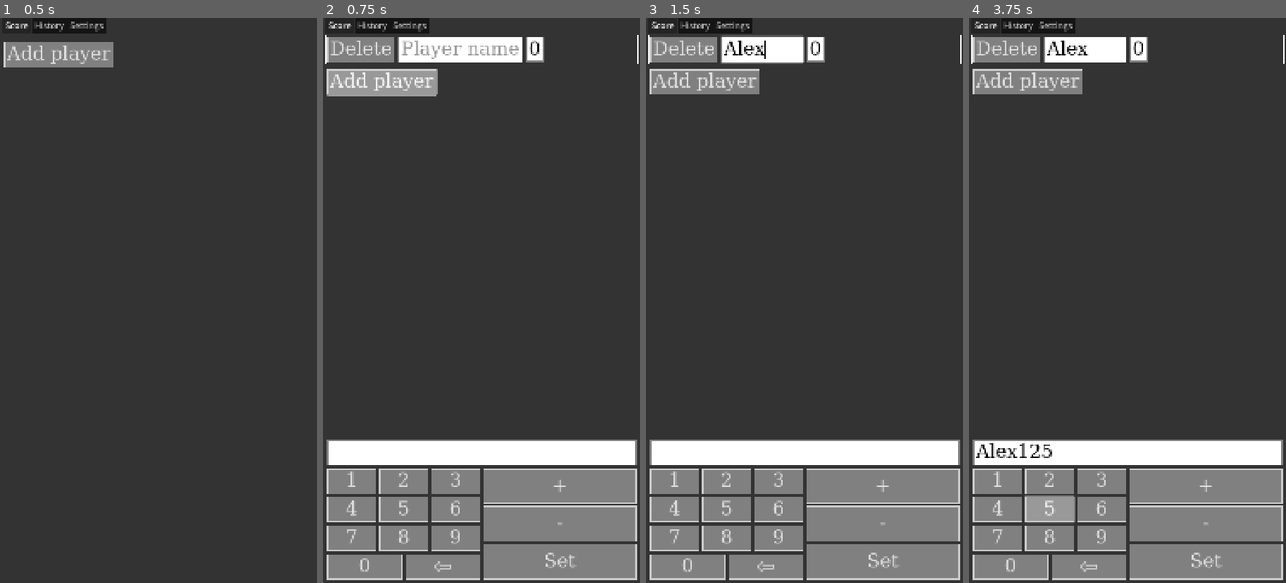
Above: before the commit, frames 1-4 (left to right).
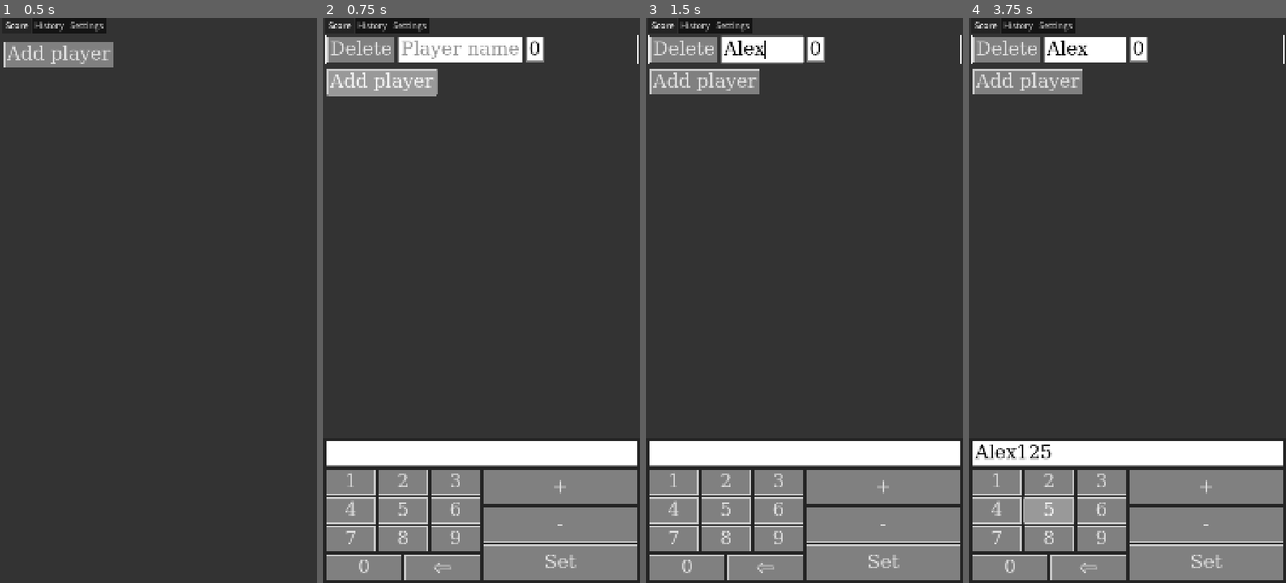
Above: after the commit, the same moments.

Repository: EnderiteFox/score-plus-plus
Game: Godot game, scene res://ui/main_ui/main_ui.tscn
Same seed, same stepped clock (60 frames per second), same inputs: the game is played once before the commit and once after it.
Inputs (mouse positions are in pixels of both pictures, inside the frame that each line leads up to):
- Up to frame 1 (0.5 s): no input
- Up to frame 2 (0.75 s): click "Add player" at 0.5 s
- Up to frame 3 (1.5 s): click (782, 51) at 1.27 s; type "Alex" at 1.35 s
- Up to frame 4 (3.75 s): click (1127, 453) at 1.5 s; type "Alex" at 1.58 s; click "1" at 2 s; click "2" at 2.75 s; click "5" at 3.5 s

Frame 1 is identical in both runs. In frame 2, 3.6% of the frame differs, in the area x 1-100%, y 74-100%; in frame 3, 3.6%; in frame 4, 4.0%.

Commit message:
Add tabs
Add settings
Add setting to store scores as decimal numbers

Diff:
--- a/project.godot
+++ b/project.godot
@@ -17,6 +17,10 @@
 config/features=PackedStringArray("4.4", "Mobile")
 config/icon="res://icon.svg"
 
+[autoload]
+
+Main="*res://script/main.gd"
+
 [display]
 
 window/size/viewport_width=1080
--- /dev/null
+++ b/script/main.gd
@@ -0,0 +1,5 @@
+extends Node
+
+var score: ScoreTab
+var history: HistoryTab
+var settings: SettingsTab
--- a/theme/ui_theme.tres
+++ b/theme/ui_theme.tres
@@ -65,12 +65,6 @@
 border_width_bottom = 3
 border_color = Color(0.5, 0.5, 0.5, 1)
 
-[sub_resource type="StyleBoxEmpty" id="StyleBoxEmpty_v6wrm"]
-content_margin_left = 3.0
-content_margin_top = 3.0
-content_margin_right = 3.0
-content_margin_bottom = 3.0
-
 [sub_resource type="StyleBoxFlat" id="StyleBoxFlat_eqcwn"]
 bg_color = Color(0.6, 0.6, 0.6, 0)
 draw_center = false
@@ -83,6 +77,15 @@
 expand_margin_top = 3.0
 expand_margin_right = 3.0
 expand_margin_bottom = 3.0
+
+[sub_resource type="StyleBoxFlat" id="StyleBoxFlat_6r5ox"]
+bg_color = Color(0.4, 0.4, 0.4, 1)
+
+[sub_resource type="StyleBoxEmpty" id="StyleBoxEmpty_8aw70"]
+
+[sub_resource type="StyleBoxEmpty" id="StyleBoxEmpty_7uusv"]
+
+[sub_resource type="StyleBoxEmpty" id="StyleBoxEmpty_v6wrm"]
 
 [sub_resource type="StyleBoxEmpty" id="StyleBoxEmpty_27v6b"]
 
@@ -113,9 +116,22 @@
 MarginContainer/constants/margin_left = 10
 MarginContainer/constants/margin_right = 10
 MarginContainer/constants/margin_top = 10
-PanelContainer/styles/panel = SubResource("StyleBoxEmpty_v6wrm")
+PanelContainer/styles/panel = null
 Selected/base_type = &"PanelContainer"
 Selected/styles/panel = SubResource("StyleBoxFlat_eqcwn")
+SettingsCategory/base_type = &"PanelContainer"
+SettingsCategory/styles/panel = SubResource("StyleBoxFlat_6r5ox")
+SettingsCheckboxDescription/base_type = &"Label"
+SettingsCheckboxDescription/colors/font_color = Color(0.58, 0.58, 0.58, 1)
+SettingsCheckboxDescription/font_sizes/font_size = 26
+SettingsCheckboxDescription/styles/normal = SubResource("StyleBoxEmpty_8aw70")
+SettingsCheckboxTitle/base_type = &"Label"
+SettingsCheckboxTitle/colors/font_color = Color(1, 1, 1, 1)
+SettingsCheckboxTitle/font_sizes/font_size = 32
+SettingsCheckboxTitle/styles/normal = SubResource("StyleBoxEmpty_7uusv")
+SettingsTitle/base_type = &"Label"
+SettingsTitle/colors/font_color = Color(1, 1, 1, 1)
+SettingsTitle/styles/normal = SubResource("StyleBoxEmpty_v6wrm")
 TabContainer/font_sizes/font_size = 29
 TabContainer/styles/panel = SubResource("StyleBoxEmpty_27v6b")
 VBoxContainer/constants/separation = 10
--- a/ui/history_tab/history_tab.gd
+++ b/ui/history_tab/history_tab.gd
@@ -1,2 +1,5 @@
 class_name HistoryTab
 extends Control
+
+func _ready() -> void:
+	Main.history = self
--- a/ui/main_ui/main_ui.tscn
+++ b/ui/main_ui/main_ui.tscn
@@ -2,7 +2,7 @@
 
 [ext_resource type="PackedScene" uid="uid://b0lhhhsq3cx0u" path="res://ui/score_tab/score_tab.tscn" id="2_7miss"]
 [ext_resource type="PackedScene" uid="uid://wfoawl85lwko" path="res://ui/history_tab/history_tab.tscn" id="3_3jxcf"]
-[ext_resource type="PackedScene" uid="uid://vvix07tir73f" path="res://ui/settings_tab/SettingsTab.tscn" id="3_bsycw"]
+[ext_resource type="PackedScene" uid="uid://vvix07tir73f" path="res://ui/settings_tab/settings_tab.tscn" id="3_bsycw"]
 
 [node name="MainUI" type="Control"]
 layout_mode = 3
--- a/ui/player_ui/player_ui.gd
+++ b/ui/player_ui/player_ui.gd
@@ -11,8 +11,12 @@
 var score: float = 0:
 	set(new_score):
 		# TODO: Add a setting to choose weither we want integers or floats
-		score = int(new_score)
-		score_label.text = str(int(score))
+		if Main.settings.integer_score:
+			score = int(new_score)
+			score_label.text = str(int(new_score))
+		else:
+			score = new_score
+			score_label.text = str(score)
 
 
 func _ready() -> void:
--- a/ui/score_tab/score_tab.gd
+++ b/ui/score_tab/score_tab.gd
@@ -7,12 +7,15 @@
 @onready var player_edit_panel: Control = %PlayerEditPanel
 @onready var player_edit_line: LineEdit = %PlayerEditLine
 @onready var player_edit_buttons: Node = %EditActionButtons
+@onready var numpad_dot_button: Button = %NumpadDotButton
 
 var player_ui_scene: PackedScene = preload("res://ui/player_ui/player_ui.tscn")
 
 var selected_player: PlayerUI = null
 
 func _ready() -> void:
+	Main.score = self
+
 	add_player_button.pressed.connect(_on_add_player)
 	player_edit_panel.visible = false
 
--- a/ui/score_tab/score_tab.tscn
+++ b/ui/score_tab/score_tab.tscn
@@ -146,6 +146,14 @@
 script = ExtResource("1_75xce")
 player_edit_line = NodePath("../../../../PlayerEditLine")
 
+[node name="NumpadDotButton" type="Button" parent="PlayerEditPanel/MarginContainer/VBoxContainer/EditButtons/Numpad/HBoxContainer4" node_paths=PackedStringArray("player_edit_line")]
+unique_name_in_owner = true
+layout_mode = 2
+size_flags_horizontal = 3
+text = "."
+script = ExtResource("1_75xce")
+player_edit_line = NodePath("../../../../PlayerEditLine")
+
 [node name="Backspace" type="Button" parent="PlayerEditPanel/MarginContainer/VBoxContainer/EditButtons/Numpad/HBoxContainer4" node_paths=PackedStringArray("player_edit_line")]
 layout_mode = 2
 size_flags_horizontal = 3
--- a/ui/settings_tab/SettingsTab.tscn
+++ /dev/null
@@ -1,24 +0,0 @@
-[gd_scene load_steps=2 format=3 uid="uid://vvix07tir73f"]
-
-[ext_resource type="Script" uid="uid://c45uelf7bfy6p" path="res://ui/settings_tab/settings_tab.gd" id="1_3jpxy"]
-
-[node name="SettingsTab" type="Control"]
-layout_mode = 3
-anchors_preset = 15
-anchor_right = 1.0
-anchor_bottom = 1.0
-grow_horizontal = 2
-grow_vertical = 2
-script = ExtResource("1_3jpxy")
-
-[node name="CenterContainer" type="CenterContainer" parent="."]
-layout_mode = 1
-anchors_preset = 15
-anchor_right = 1.0
-anchor_bottom = 1.0
-grow_horizontal = 2
-grow_vertical = 2
-
-[node name="Label" type="Label" parent="CenterContainer"]
-layout_mode = 2
-text = "WIP"
--- /dev/null
+++ b/ui/settings_tab/settings_category/settings_category.gd
@@ -0,0 +1,17 @@
+@tool
+class_name SettingsCategory
+extends PanelContainer
+
+@onready var title_label: Label = %CategoryTitle
+
+@export var title: String = "Section": set = _on_title_set
+
+
+func _ready() -> void:
+	title_label.text = title
+
+
+func _on_title_set(new_title: String) -> void:
+	title = new_title
+	if Engine.is_editor_hint() and title_label != null:
+		title_label.text = new_title
--- /dev/null
+++ b/ui/settings_tab/settings_category/settings_category.tscn
@@ -0,0 +1,25 @@
+[gd_scene load_steps=2 format=3 uid="uid://b6e8lrm7eim70"]
+
+[ext_resource type="Script" uid="uid://bw6wif63axkkj" path="res://ui/settings_tab/settings_category/settings_category.gd" id="1_ty55u"]
+
+[node name="SettingsCategory" type="PanelContainer"]
+anchors_preset = 10
+anchor_right = 1.0
+offset_bottom = 114.0
+grow_horizontal = 2
+size_flags_horizontal = 3
+theme_type_variation = &"SettingsCategory"
+script = ExtResource("1_ty55u")
+
+[node name="MarginContainer" type="MarginContainer" parent="."]
+layout_mode = 2
+
+[node name="VBoxContainer" type="VBoxContainer" parent="MarginContainer"]
+layout_mode = 2
+
+[node name="CategoryTitle" type="Label" parent="MarginContainer/VBoxContainer"]
+unique_name_in_owner = true
+layout_mode = 2
+theme_type_variation = &"SettingsTitle"
+text = "Section"
+horizontal_alignment = 1
--- /dev/null
+++ b/ui/settings_tab/settings_checkbox/settings_checkbox.gd
@@ -0,0 +1,43 @@
+@tool
+class_name SettingsCheckbox
+extends PanelContainer
+
+@onready var setting_title_label: Label = %SettingTitle
+@onready var setting_description_label: Label = %SettingDescription
+@onready var check_button: CheckButton = %CheckButton
+
+@export var setting_title: String = "Setting Title": set = _on_set_setting_title
+@export_multiline var setting_description: String = "Description for a setting that doesn't exist":
+	set = _on_set_setting_description
+@export var setting_name: StringName
+
+var pressed: bool = false: set = _on_set_pressed
+
+
+func _ready() -> void:
+	setting_title_label.text = setting_title
+	setting_description_label.text = setting_description
+	self.gui_input.connect(_on_gui_input)
+
+
+func _on_gui_input(input_event: InputEvent) -> void:
+	if input_event is InputEventMouseButton:
+		if input_event.pressed:
+			Main.settings.set(setting_name, not Main.settings.get(setting_name))
+
+
+func _on_set_setting_title(new_title: String) -> void:
+	setting_title = new_title
+	if Engine.is_editor_hint() and setting_title_label != null:
+		setting_title_label.text = new_title
+
+
+func _on_set_setting_description(new_desc: String) -> void:
+	setting_description = new_desc
+	if Engine.is_editor_hint() and setting_description_label != null:
+		setting_description_label.text = new_desc
+
+
+func _on_set_pressed(new_pressed: bool) -> void:
+	pressed = new_pressed
+	check_button.button_pressed = new_pressed
--- /dev/null
+++ b/ui/settings_tab/settings_checkbox/settings_checkbox.tscn
@@ -0,0 +1,55 @@
+[gd_scene load_steps=4 format=3 uid="uid://nvq6idev7pfb"]
+
+[ext_resource type="Script" uid="uid://f135c2vslsmx" path="res://ui/settings_tab/settings_checkbox/settings_checkbox.gd" id="1_cf046"]
+[ext_resource type="Texture2D" uid="uid://dde0ospt3nk0v" path="res://ui/settings_tab/settings_checkbox/toggle_on.svg" id="2_xuawn"]
+[ext_resource type="Texture2D" uid="uid://crkc08oyorgab" path="res://ui/settings_tab/settings_checkbox/toggle_off.svg" id="3_i867q"]
+
+[node name="SettingsCheckbox" type="PanelContainer"]
+anchors_preset = 10
+anchor_right = 1.0
+offset_bottom = 108.0
+grow_horizontal = 2
+size_flags_horizontal = 3
+theme_type_variation = &"SettingsCheckbox"
+script = ExtResource("1_cf046")
+
+[node name="MarginContainer" type="MarginContainer" parent="."]
+layout_mode = 2
+
+[node name="VBoxContainer" type="VBoxContainer" parent="MarginContainer"]
+layout_mode = 2
+
+[node name="HBoxContainer" type="HBoxContainer" parent="MarginContainer/VBoxContainer"]
+layout_mode = 2
+
+[node name="SettingTitle" type="Label" parent="MarginContainer/VBoxContainer/HBoxContainer"]
+unique_name_in_owner = true
+layout_mode = 2
+size_flags_horizontal = 0
+mouse_filter = 1
+theme_type_variation = &"SettingsCheckboxTitle"
+text = "Setting Title"
+
+[node name="VSeparator" type="VSeparator" parent="MarginContainer/VBoxContainer/HBoxContainer"]
+layout_mode = 2
+size_flags_horizontal = 3
+mouse_filter = 1
+
+[node name="CheckButton" type="CheckButton" parent="MarginContainer/VBoxContainer/HBoxContainer"]
+unique_name_in_owner = true
+layout_mode = 2
+focus_mode = 0
+mouse_filter = 1
+theme_override_icons/checked = ExtResource("2_xuawn")
+theme_override_icons/unchecked = ExtResource("3_i867q")
+button_mask = 0
+flat = true
+
+[node name="SettingDescription" type="Label" parent="MarginContainer/VBoxContainer"]
+unique_name_in_owner = true
+custom_minimum_size = Vector2(32, 0)
+layout_mode = 2
+mouse_filter = 1
+theme_type_variation = &"SettingsCheckboxDescription"
+text = "Description for a setting that doesn't exist"
+autowrap_mode = 3
--- /dev/null
+++ b/ui/settings_tab/settings_checkbox/toggle_off.svg
@@ -0,0 +1 @@
+<svg xmlns="http://www.w3.org/2000/svg" width="32" height="16"><g fill-opacity=".5"><rect width="30" height="14" x="1" y="1" fill="#1a1a1a" rx="7"/><circle cx="8" cy="8" r="5" fill="#fff"/></g></svg>
--- /dev/null
+++ b/ui/settings_tab/settings_checkbox/toggle_on.svg
@@ -0,0 +1 @@
+<svg xmlns="http://www.w3.org/2000/svg" width="32" height="16"><rect width="30" height="14" x="1" y="1" fill="#fff" fill-opacity=".75" rx="7"/><circle cx="24" cy="8" r="5" fill="#1a1a1a"/></svg>
--- a/ui/settings_tab/settings_tab.gd
+++ b/ui/settings_tab/settings_tab.gd
@@ -1,2 +1,85 @@
 class_name SettingsTab
 extends Control
+
+const save_path: String = "user://settings.ini"
+
+@export var integer_score_checkbox: SettingsCheckbox
+@export var persistent_players_checkbox: SettingsCheckbox
+# TODO: Implement persistent players
+@export var normalized_history_checkbox: SettingsCheckbox
+# TODO: Implement score history
+# TODO: Implement normalized history
+
+@onready var apply_button: Button = %ApplyButton
+
+var integer_score: bool: set = _on_set_integer_score
+
+var persistent_players: bool:
+	set(new_val):
+		persistent_players = new_val
+		if persistent_players_checkbox and persistent_players_checkbox.pressed != new_val:
+			persistent_players_checkbox.pressed = new_val
+
+var normalized_history: bool:
+	set(new_val):
+		normalized_history = new_val
+		if persistent_players_checkbox and normalized_history_checkbox.pressed != new_val:
+			normalized_history_checkbox.pressed = new_val
+
+func _ready() -> void:
+	Main.settings = self
+	load_settings()
+	apply_button.pressed.connect(save_settings)
+
+
+func _on_set_integer_score(new_val: bool) -> void:
+	integer_score = new_val
+	if integer_score_checkbox.pressed != new_val:
+		integer_score_checkbox.pressed = new_val
+
+	if new_val:
+		for player_ui in Main.score.player_list.get_children():
+			if player_ui is PlayerUI:
+				player_ui.score = int(player_ui.score)
+
+	Main.score.numpad_dot_button.visible = not new_val
+
+
+func save_settings() -> void:
+	# If integer scores are enabled, round player scores
+	if integer_score:
+		for player_ui in Main.score.player_list.get_children():
+			player_ui.score = int(player_ui.score)
+
+	var config_file := ConfigFile.new()
+
+	config_file.set_value("Settings", "integer_score", integer_score)
+	config_file.set_value("Settings", "persistent_players", persistent_players)
+	config_file.set_value("Settings", "normalized_history", normalized_history)
+
+	var error: int = config_file.save(save_path)
+	if error:
+		push_error("An error occured while saving settings: ", error)
+
+
+func load_settings() -> void:
+	var config_file := ConfigFile.new()
+	var error: int = config_file.load(save_path)
+
+	match(error):
+		Error.OK:
+			pass
+		Error.ERR_FILE_NOT_FOUND:
+			print("Settings file not found, using default values")
+		_:
+			# TODO: Handle error correctly (add a popup)
+			push_error("An error occured while loading settings: ", error)
+			return
+
+	integer_score = config_file.get_value("Settings", "integer_score", true)
+	persistent_players = config_file.get_value("Settings", "persistent_players", false)
+	normalized_history = config_file.get_value("Settings", "normalized_history", true)
+
+
+func apply_settings() -> void:
+	save_settings()
--- /dev/null
+++ b/ui/settings_tab/settings_tab.tscn
@@ -0,0 +1,65 @@
+[gd_scene load_steps=4 format=3 uid="uid://vvix07tir73f"]
+
+[ext_resource type="Script" uid="uid://c45uelf7bfy6p" path="res://ui/settings_tab/settings_tab.gd" id="1_3jpxy"]
+[ext_resource type="PackedScene" uid="uid://b6e8lrm7eim70" path="res://ui/settings_tab/settings_category/settings_category.tscn" id="2_knp5a"]
+[ext_resource type="PackedScene" uid="uid://nvq6idev7pfb" path="res://ui/settings_tab/settings_checkbox/settings_checkbox.tscn" id="3_up8pi"]
+
+[node name="SettingsTab" type="ScrollContainer" node_paths=PackedStringArray("integer_score_checkbox", "persistent_players_checkbox", "normalized_history_checkbox")]
+anchors_preset = 15
+anchor_right = 1.0
+anchor_bottom = 1.0
+grow_horizontal = 2
+grow_vertical = 2
+script = ExtResource("1_3jpxy")
+integer_score_checkbox = NodePath("MarginContainer/VBoxContainer/ScoreCategory/MarginContainer/VBoxContainer/IntegerScore")
+persistent_players_checkbox = NodePath("MarginContainer/VBoxContainer/ScoreCategory/MarginContainer/VBoxContainer/PersistentPlayers")
+normalized_history_checkbox = NodePath("MarginContainer/VBoxContainer/HistoryCategory/MarginContainer/VBoxContainer/NormalizedHistory")
+
+[node name="MarginContainer" type="MarginContainer" parent="."]
+layout_mode = 2
+size_flags_horizontal = 3
+
+[node name="VBoxContainer" type="VBoxContainer" parent="MarginContainer"]
+layout_mode = 2
+
+[node name="ScoreCategory" parent="MarginContainer/VBoxContainer" instance=ExtResource("2_knp5a")]
+layout_mode = 2
+title = "Score"
+
+[node name="CategoryTitle" parent="MarginContainer/VBoxContainer/ScoreCategory/MarginContainer/VBoxContainer" index="0"]
+text = "Score"
+
+[node name="IntegerScore" parent="MarginContainer/VBoxContainer/ScoreCategory/MarginContainer/VBoxContainer" index="1" instance=ExtResource("3_up8pi")]
+layout_mode = 2
+size_flags_horizontal = 1
+setting_title = "Integer Scores"
+setting_description = "If disabled, player scores can be decimal numbers"
+setting_name = &"integer_score"
+
+[node name="PersistentPlayers" parent="MarginContainer/VBoxContainer/ScoreCategory/MarginContainer/VBoxContainer" index="2" instance=ExtResource("3_up8pi")]
+layout_mode = 2
+setting_title = "Persistent Players"
+setting_description = "Saves players on app exit"
+setting_name = &"persistent_players"
+
+[node name="HistoryCategory" parent="MarginContainer/VBoxContainer" instance=ExtResource("2_knp5a")]
+layout_mode = 2
+title = "History"
+
+[node name="CategoryTitle" parent="MarginContainer/VBoxContainer/HistoryCategory/MarginContainer/VBoxContainer" index="0"]
+text = "History"
+
+[node name="NormalizedHistory" parent="MarginContainer/VBoxContainer/HistoryCategory/MarginContainer/VBoxContainer" index="1" instance=ExtResource("3_up8pi")]
+layout_mode = 2
+setting_title = "Normalized History"
+setting_description = "If enabled, the history is resized to fit the amount of rounds that have been played.
+Otherwise, rounds are displayed out of the total round number"
+setting_name = &"normalized_history"
+
+[node name="ApplyButton" type="Button" parent="MarginContainer/VBoxContainer"]
+unique_name_in_owner = true
+layout_mode = 2
+text = "Save Settings"
+
+[editable path="MarginContainer/VBoxContainer/ScoreCategory"]
+[editable path="MarginContainer/VBoxContainer/HistoryCategory"]
Not shown, added: script/main.gd.uid
Not shown: 1 places in theme/ui_theme.tres that only renumber resources
Not shown, added: ui/settings_tab/settings_category/settings_category.gd.uid
Not shown, added: ui/settings_tab/settings_checkbox/settings_checkbox.gd.uid
Not shown, added: ui/settings_tab/settings_checkbox/toggle_off.svg.import
Not shown, added: ui/settings_tab/settings_checkbox/toggle_on.svg.import
